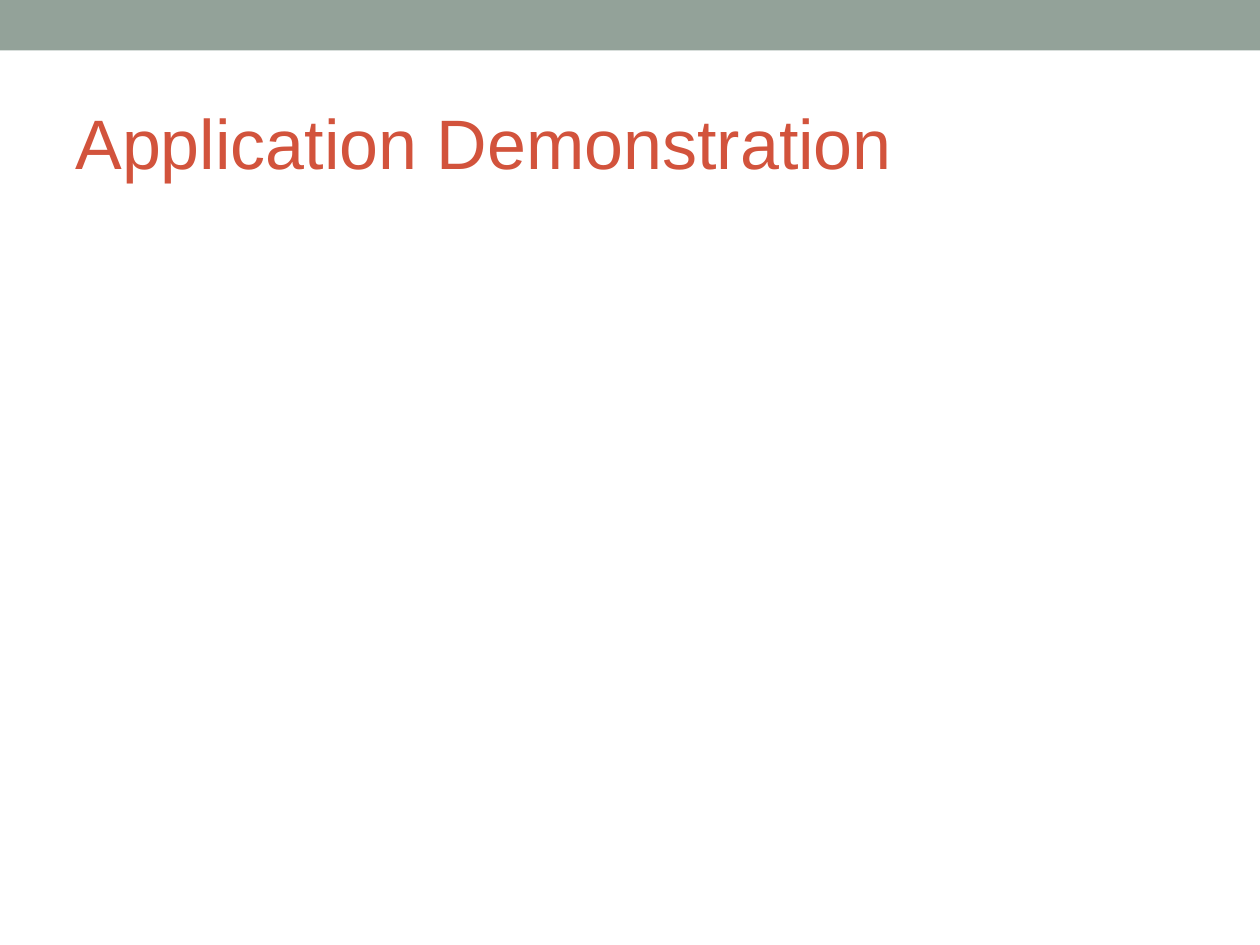
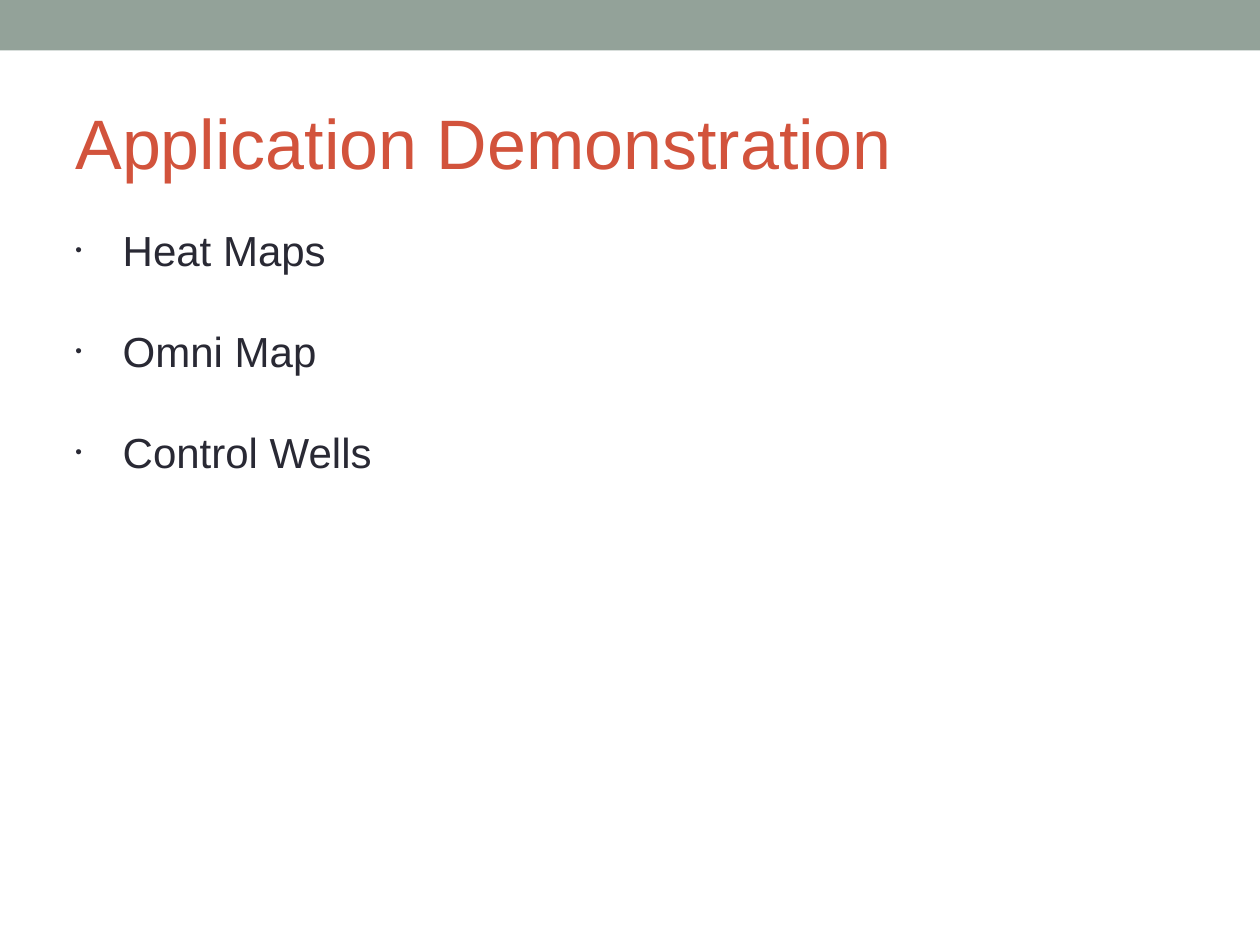
Before and after one commit to massfords/we99, a slide deck: slide 9 of docs/Presentations/WestEastMilestone2Presentation_v1.pptx. Drawn at 1260x945 pixels with LibreOffice and Linux fonts; fonts in the diff are those of the drawing. Boxes give left, top, right and bottom in pixels: in the first picture for what was removed or moved away, otherwise in the second. Text is boxed around its words. In the diff, an @@ line names an element or a change of style, - is before the commit and + after.

```diff
--- a/docs/Presentations/WestEastMilestone2Presentation_v1.pptx
+++ b/docs/Presentations/WestEastMilestone2Presentation_v1.pptx
@@ text added at box(123, 237, 372, 469), 24 pt, text #292934 @@
+• Heat Maps
+• Omni Map
+• Control Wells
```
Also in this commit, not shown: 3 other slides changed, 5 slides added, 2 slides removed.
